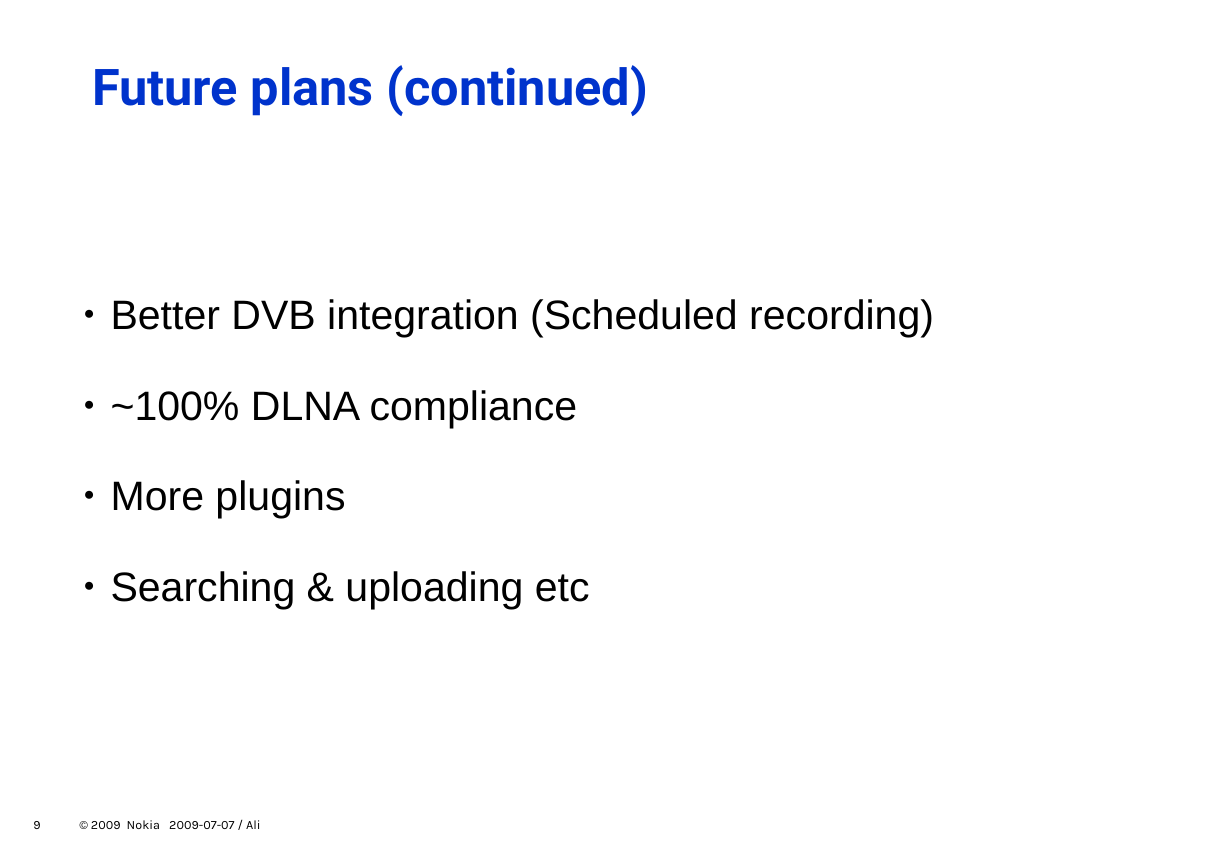
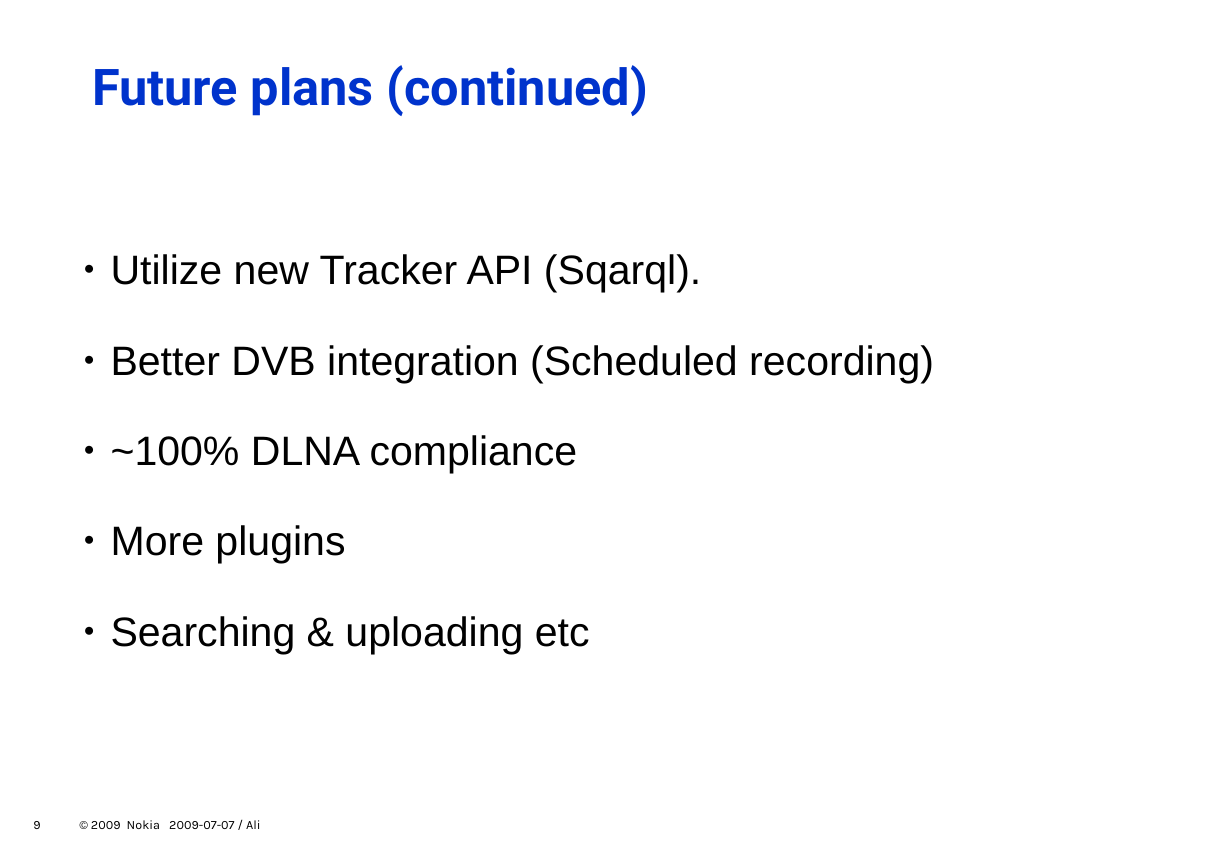
Before and after one commit to zeenix/rygel-presentation-2009, a slide deck: slide 9 of slides.odp. Drawn at 1232x853 pixels with LibreOffice and Linux fonts; fonts in the diff are those of the drawing; background and template pictures are left out. Boxes give left, top, right and bottom in pixels: in the first picture for what was removed or moved away, otherwise in the second. Text is boxed around its words. In the diff, an @@ line names an element or a change of style, - is before the commit and + after.

Commit message:
Add Tracker plans

```diff
--- a/slides.odp
+++ b/slides.odp
@@ text at [111, 254, 701, 292]: paragraph added @@
+  ● Utilize new Tracker API (Sqarql).
```
